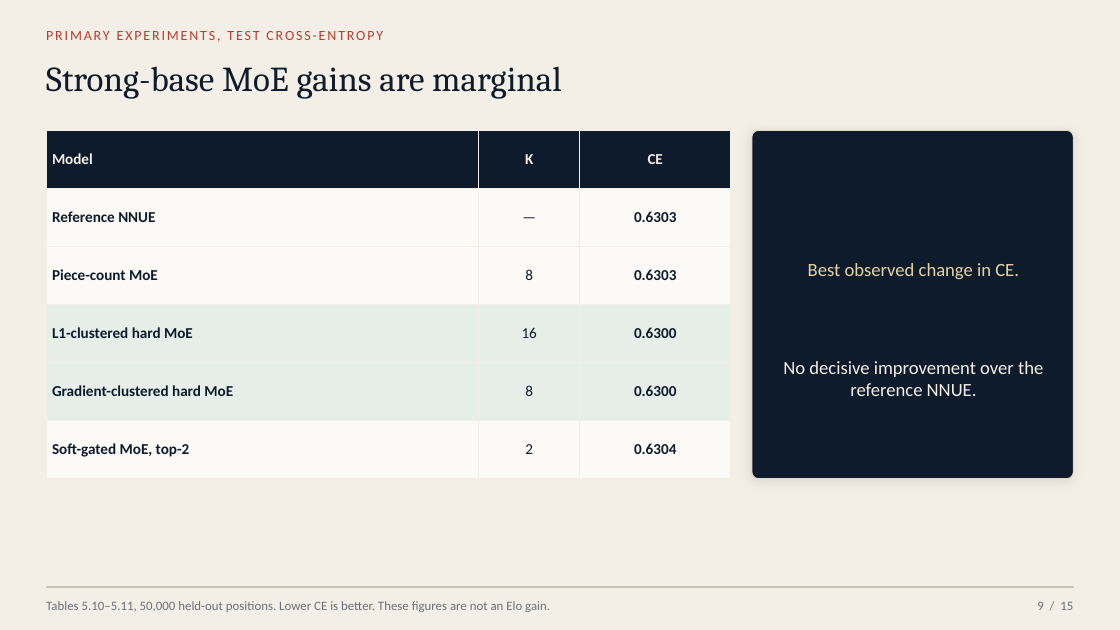
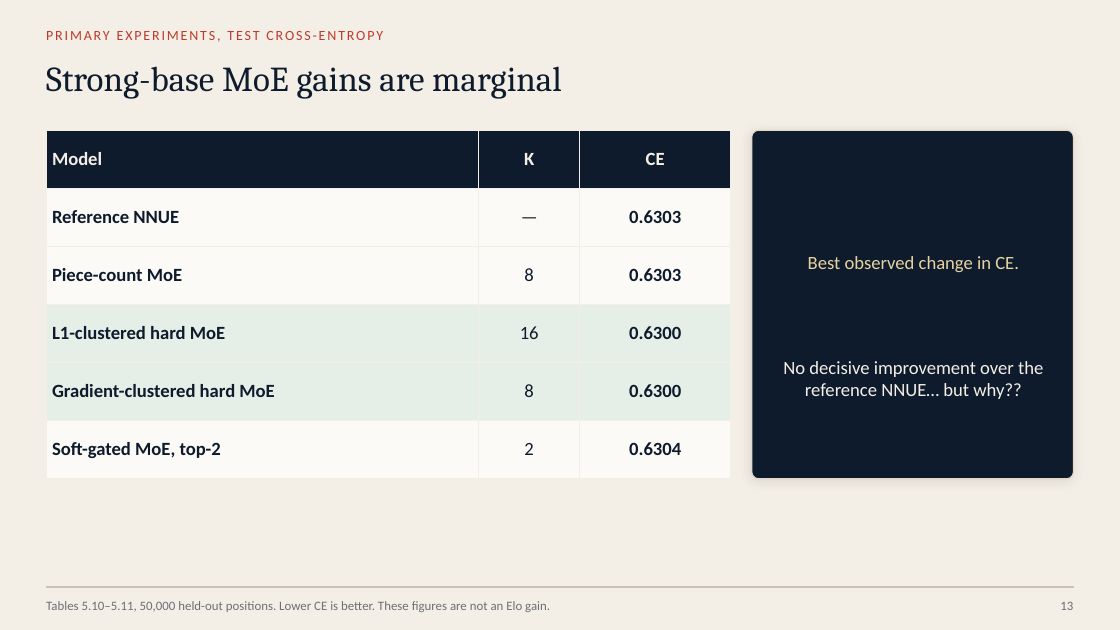
Before and after one commit to Omega97/masters-thesis-unsupervised-bucketing, a slide deck: slide 15 of Presentation/Chess_MoE_defense.pptx (slide 13 before the commit). Drawn at 1120x630 pixels with LibreOffice and Linux fonts; fonts in the diff are those of the drawing. Boxes give left, top, right and bottom in pixels: in the first picture for what was removed or moved away, otherwise in the second. Text is boxed around its words. In the diff, an @@ line names an element or a change of style, - is before the commit and + after.

```diff
--- a/Presentation/Chess_MoE_defense.pptx
+++ b/Presentation/Chess_MoE_defense.pptx
@@ table at [46,130,731,479] @@
@@ size 13 to 16 pt @@
@@ text "Best observed change in CE.": place and size @@
-text "Best observed change in CE." at [808,263,1019,279]
+text "Best observed change in CE." at [808,256,1019,272]
@@ text at [783,361,1043,399]: text changed @@
-No decisive improvement over the reference NNUE.
+No decisive improvement over the reference NNUE… but why??
@@ text at [1060,602,1073,610]: text changed @@
-9 / 15
+13
```
Also in this commit, not shown: 17 other slides changed, 8 slides added.
